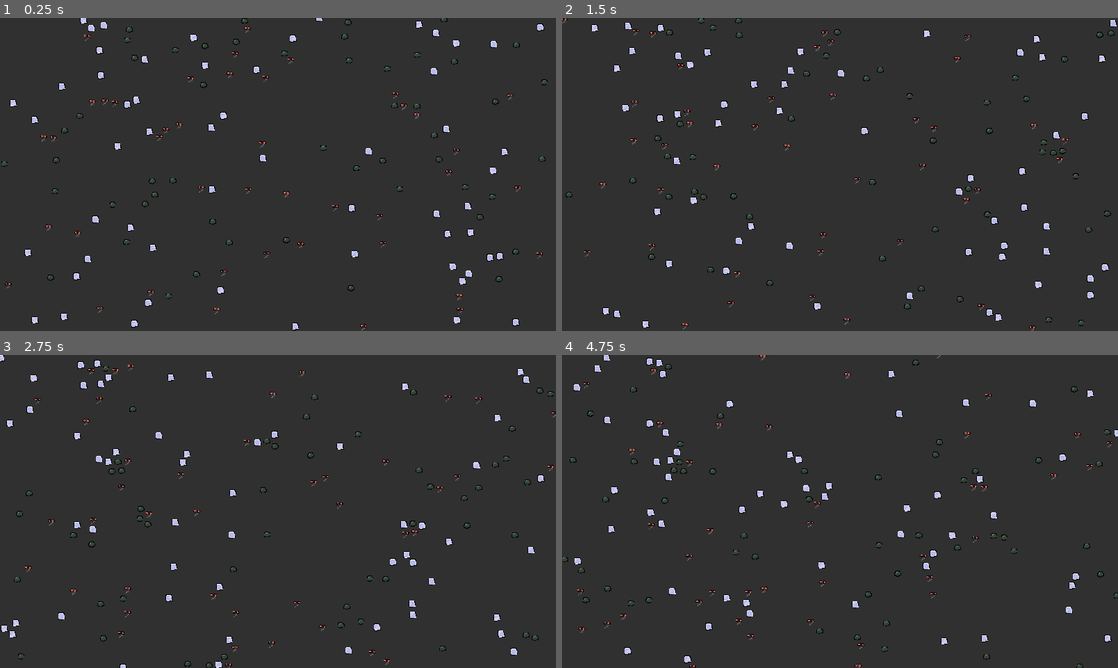
Above: before the commit, frames 1-4 (two rows, left to right).
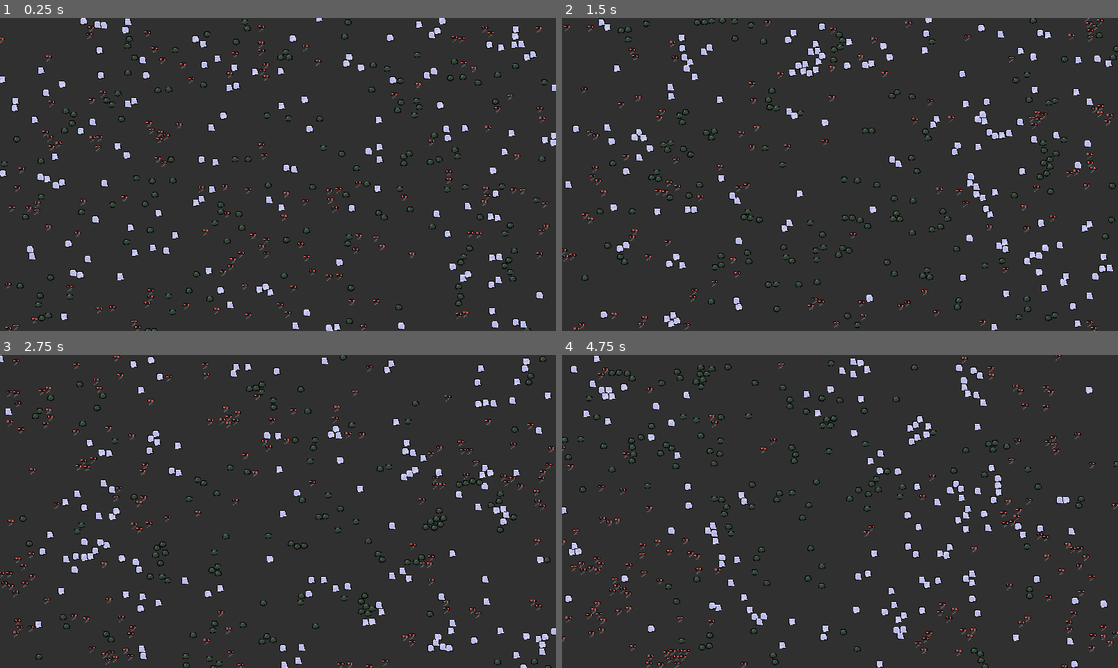
Above: after the commit, the same moments.

Repository: HiddenKendo/Godot-RPS
Game: Godot game, scene res://main.tscn
The game is run twice, just before and just after one commit, with the same random seed, the same clock (stepped at 60 frames per second) and the same inputs.
Inputs:
- Up to frame 1 (0.25 s): no input
- Up to frame 2 (1.5 s): no input
- Up to frame 3 (2.75 s): no input
- Up to frame 4 (4.75 s): no input

The runs differ from the first frame. In frame 1, 5.3% of the frame differs, in the area x 0-100%, y 0-100%; in frame 2, 7.4%; in frame 3, 8.0%; in frame 4, 8.1%.

Commit message:
change team but BUNCH UP

Diff:
--- a/main.gd
+++ b/main.gd
@@ -2,7 +2,7 @@
 
 
 var player_scene: PackedScene = preload("res://player.tscn")
-@export_range(1, 150) var num_players: float = 50
+@export_range(1, 400) var num_players: float = 50
 
 
 func _ready():
@@ -17,4 +17,4 @@
 											  randf()  * get_viewport_rect().size.y)
 
 	var random_team_index: int = randi_range(0, 2)
-	player_instance.update_texture(random_team_index)
+	player_instance.update_team(random_team_index)
--- a/main.tscn
+++ b/main.tscn
@@ -4,4 +4,4 @@
 
 [node name="Main" type="Node2D"]
 script = ExtResource("1_6wyjv")
-num_players = 150.0
+num_players = 400.0
--- a/player.gd
+++ b/player.gd
@@ -12,6 +12,7 @@
 @onready var scissors_image = preload("res://scissors.png")
 
 var my_dir: Vector2
+var on_cool_down: bool = false
 
 
 func _ready():
@@ -24,8 +25,37 @@
 	global_position = Vector2(wrapf(global_position.x, 0, get_viewport_rect().size.x,),
 							  wrapf(global_position.y, 0, get_viewport_rect().size.y,))
 
+	var info: KinematicCollision2D = move_and_collide(velocity * delta, true)
+	if info:
+		var other_dude = info.get_collider()
+		if other_dude.on_cool_down: return
 
-func update_texture(team_index: int):
+		var other_team: int = other_dude.my_team
+
+		if my_team == teams.ROCK:
+			if other_team == teams.SCISSORS:
+				other_dude.update_team(teams.ROCK)
+				other_dude.start_cooldown()
+			elif other_team == teams.PAPER:
+				update_team(teams.PAPER)
+				start_cooldown()
+		elif my_team == teams.PAPER:
+			if other_team == teams.ROCK:
+				other_dude.update_team(teams.PAPER)
+				other_dude.start_cooldown()
+			elif other_team == teams.SCISSORS:
+				update_team(teams.SCISSORS)
+				start_cooldown()
+		elif my_team == teams.SCISSORS:
+			if other_team == teams.PAPER:
+				other_dude.update_team(teams.SCISSORS)
+				other_dude.start_cooldown()
+			elif other_team == teams.ROCK:
+				update_team(teams.ROCK)
+				start_cooldown()
+
+
+func update_team(team_index: int):
 	my_team = team_index
 	match my_team:
 		teams.ROCK:
@@ -34,3 +64,9 @@
 			sprite_2d.texture = paper_image
 		teams.SCISSORS:
 			sprite_2d.texture = scissors_image
+
+
+func start_cooldown():
+	on_cool_down = true
+	await get_tree().create_timer(0.2).timeout
+	on_cool_down = false
--- a/player.tscn
+++ b/player.tscn
@@ -4,6 +4,7 @@
 [ext_resource type="Texture2D" uid="uid://f5if3sb7qdyj" path="res://paper.png" id="1_yekxs"]
 
 [sub_resource type="CircleShape2D" id="CircleShape2D_bh4ft"]
+radius = 7.0
 
 [node name="Player" type="CharacterBody2D"]
 motion_mode = 1
